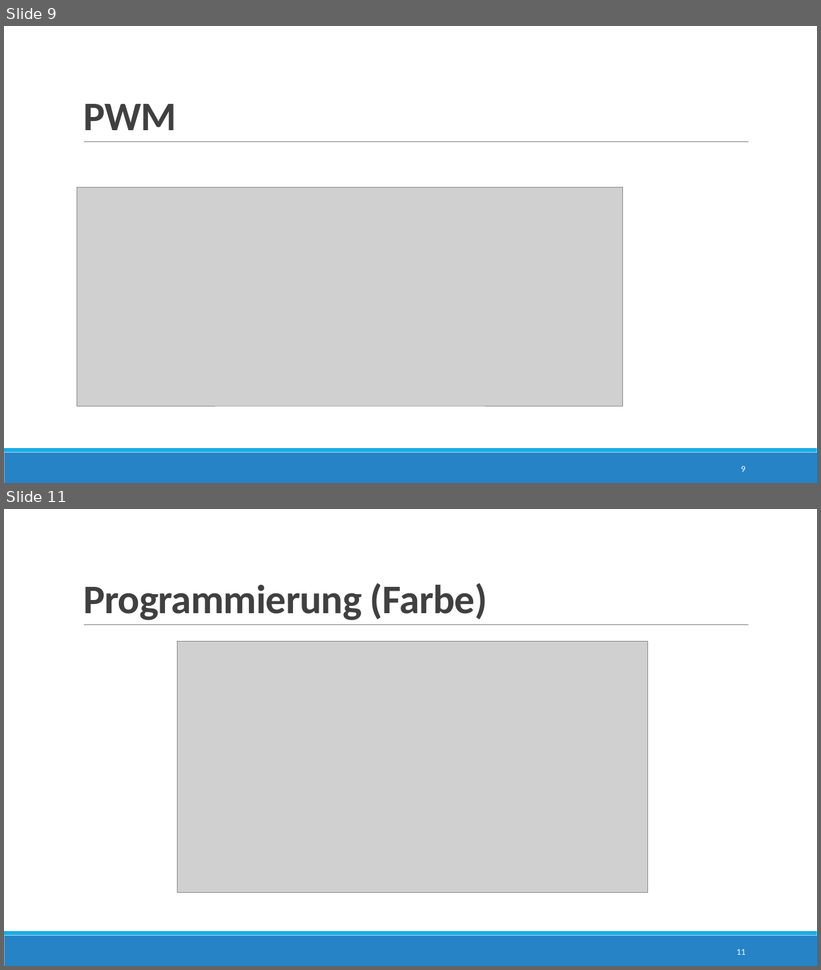
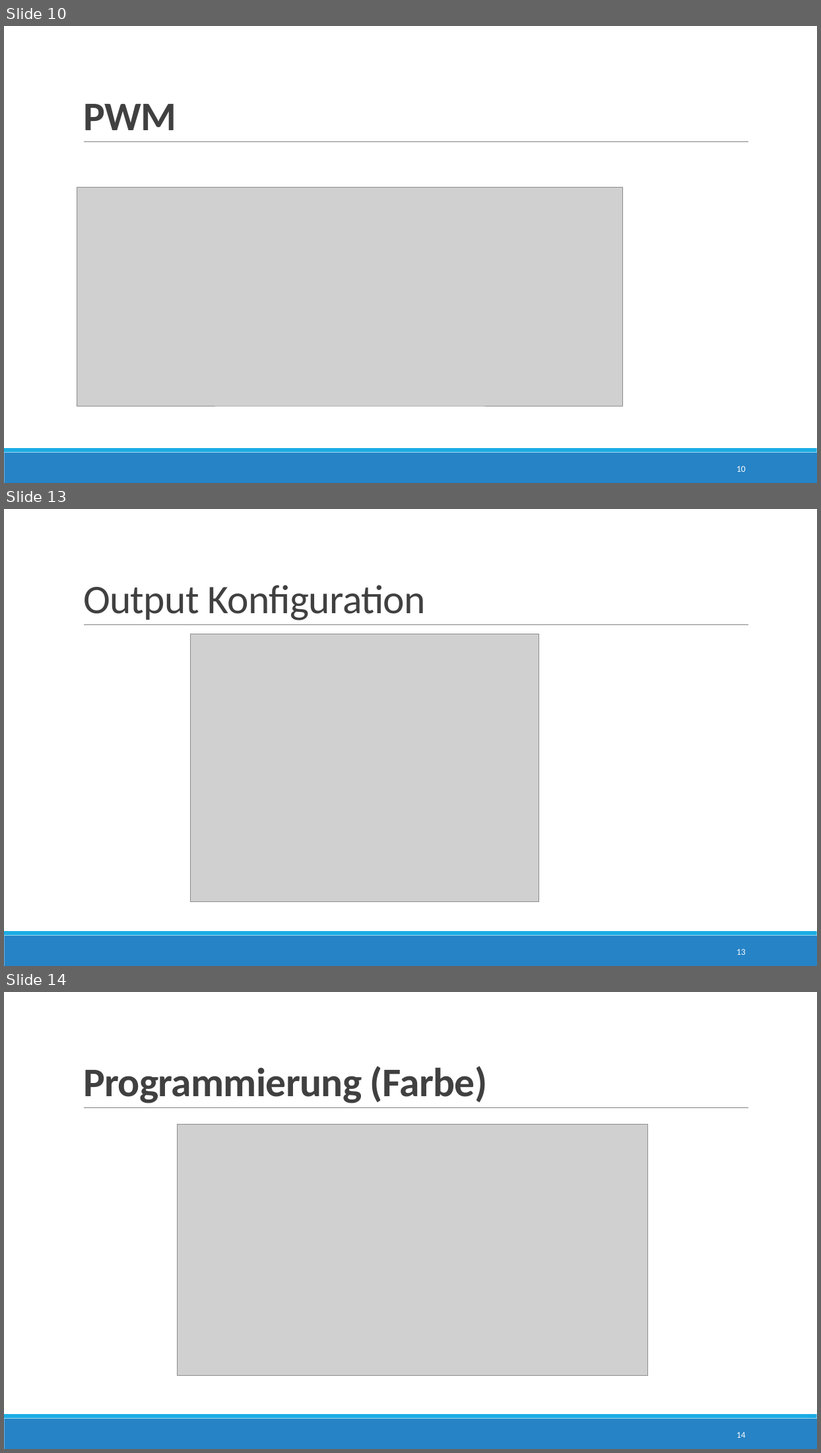
Before and after one commit to JustinF97/Speedy-Tempomessgeraet, a slide deck: Solidworks/Projektarbeit.pptx. Shown one above the other, each under a label of ours: slides 9 and 11 before the commit, slides 10, 13 and 14 after it; the slides between them are not shown. The pictures are 821x970 and 821x1453 pixels, drawn with LibreOffice and Linux fonts; fonts in the diff are those of the drawing; grey boxes stand for pictures. Boxes give left, top, right and bottom in pixels: in the first picture for what was removed or moved away, otherwise in the second. Text is boxed around its words. In the diff, an @@ line names an element or a change of style, - is before the commit and + after.

```diff
--- a/Solidworks/Projektarbeit.pptx
+++ b/Solidworks/Projektarbeit.pptx
@@ slide 13 added at (x1=4, y1=509, x2=817, y2=966), background #FFFFFF; not listed: 3 template elements that a slide beside it also shows @@
@@ title added at (x1=83, y1=585, x2=426, y2=621), 48 pt, text #404040 @@
+Output Konfiguration
@@ picture added at (x1=191, y1=634, x2=539, y2=902) @@
@@ page number added at (x1=737, y1=949, x2=746, y2=955), 10.5 pt, text #FFFFFF @@
+13
@@ what was slide 9 is now slide 10 @@
@@ page number at (x1=737, y1=466, x2=746, y2=472): text changed @@
-9
+10
@@ what was slide 11 is now slide 14 @@
@@ page number at (x1=737, y1=1432, x2=746, y2=1438): text changed @@
-11
+14
```
Also in this commit, not shown: 3 other slides added.
